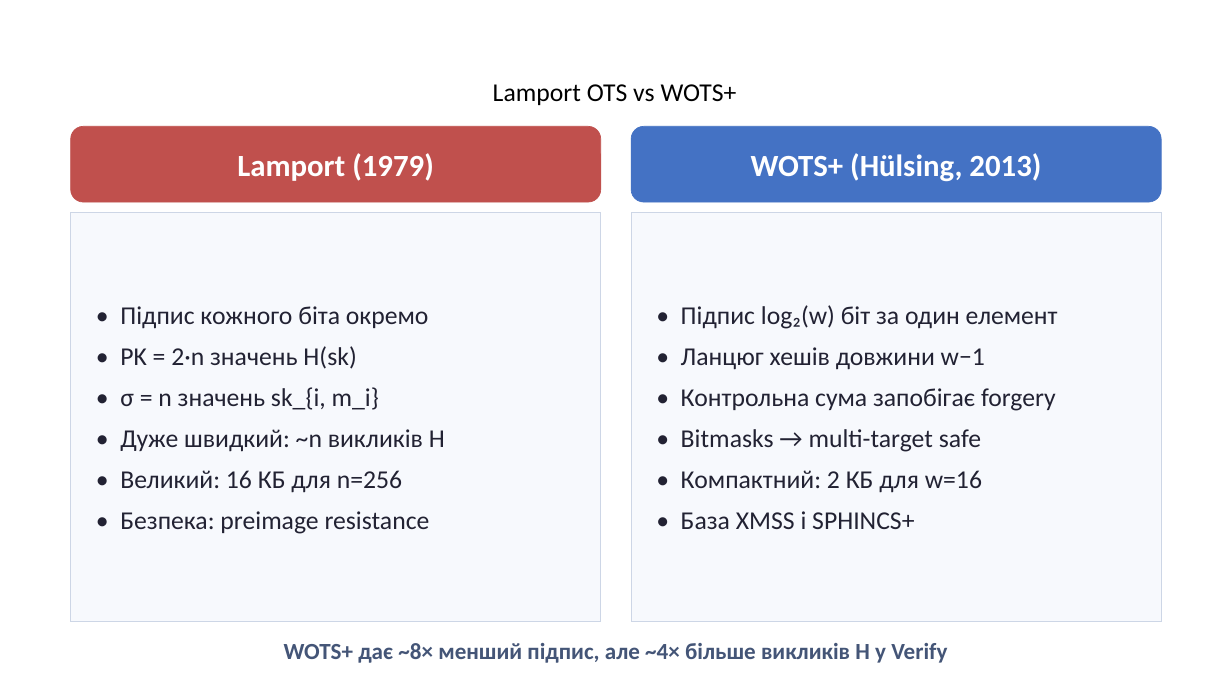
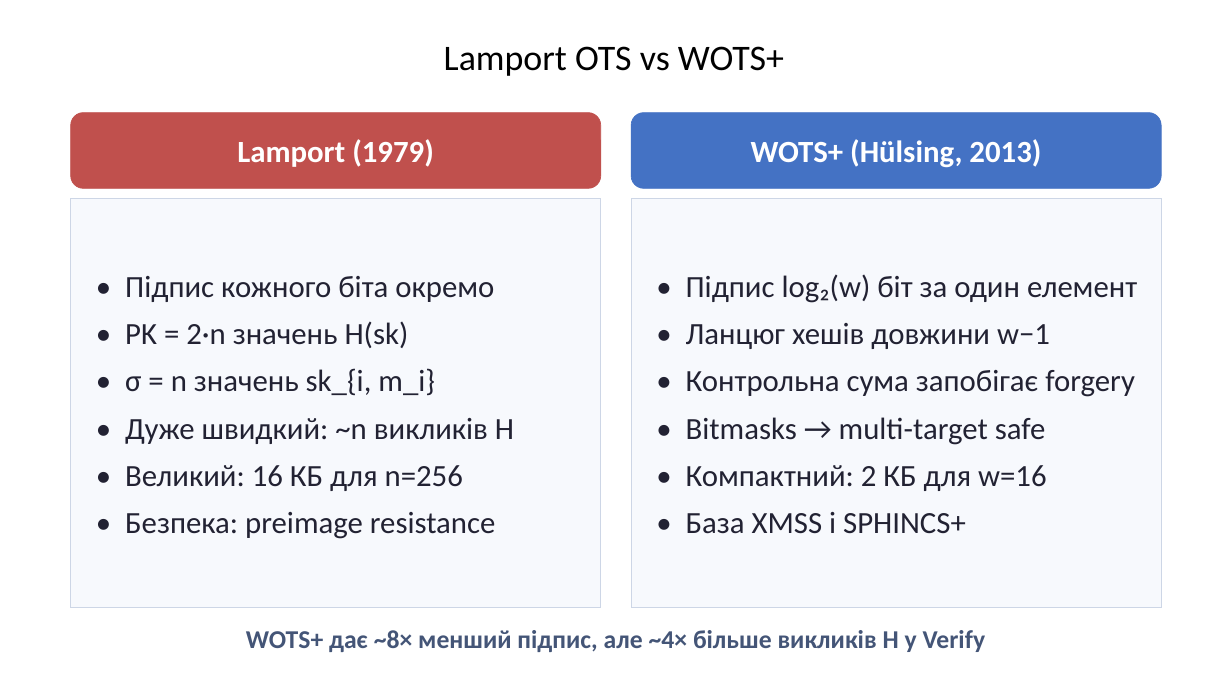
Before and after one commit to Andriykooo/ifntung-studies, a slide deck: slide 21 of Year 1/Постквантова криптографія/UA/2026/PPT/Презентація_7.pptx. Drawn at 1232x693 pixels with LibreOffice and Linux fonts; fonts in the diff are those of the drawing. Boxes give left, top, right and bottom in pixels: in the first picture for what was removed or moved away, otherwise in the second. Text is boxed around its words. In the diff, an @@ line names an element or a change of style, - is before the commit and + after.

Commit message:
feat(post-quantum-cryptography): increase font for 7th presentation

```diff
--- a/Year 1/Постквантова криптографія/UA/2026/PPT/Презентація_7.pptx
+++ b/Year 1/Постквантова криптографія/UA/2026/PPT/Презентація_7.pptx
@@ text "Lamport OTS vs WOTS+": place and size @@
-text "Lamport OTS vs WOTS+" at <box>493,84,737,105</box>
+text "Lamport OTS vs WOTS+" at <box>444,46,784,76</box>
@@ text "Lamport OTS vs WOTS+" at <box>444,46,784,76</box>: size 20 to 28 pt @@
@@ rectangle "• Підпис кожного біта окремо" at <box>71,199,602,608</box>: size 20 to 24 pt @@
@@ rectangle "• Підпис log₂(w) біт за ..." at <box>631,199,1162,608</box>: size 20 to 24 pt @@
@@ 2 rectangles, 2 rounded rectangles, 1 text: place and size @@
-2 rectangles, 2 rounded rectangles, 1 text at <box>71,127,1162,663</box>
+2 rectangles, 2 rounded rectangles, 1 text at <box>71,113,1162,652</box>
@@ text "WOTS+ дає ~8× менший підпис, ..." at <box>246,630,986,652</box>: size 18 to 20 pt @@
```
Also in this commit, not shown: 24 other slides changed.
